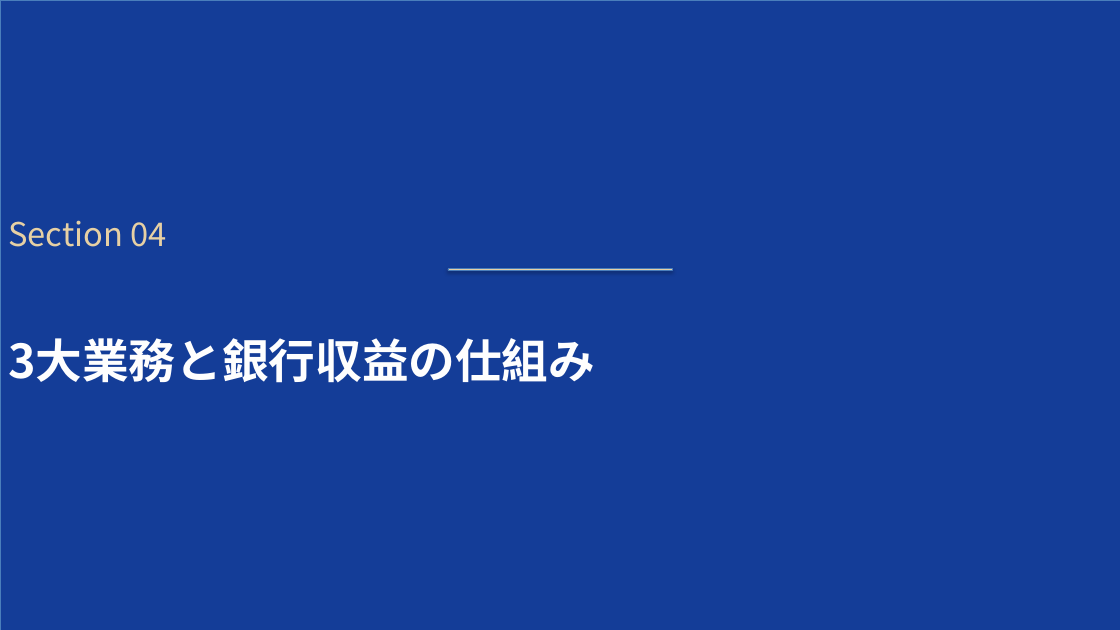
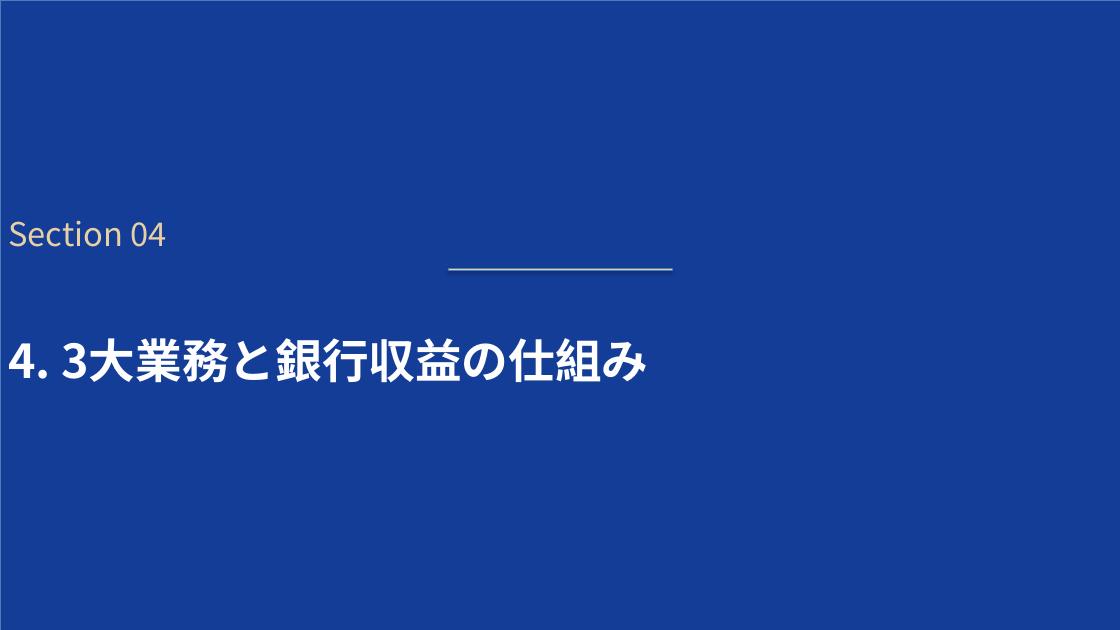
Before and after one commit to xilicrysta/bank-pptx, a slide deck: slide 12 of bank_industry_presentation.pptx. Drawn at 1120x630 pixels with LibreOffice and Linux fonts; fonts in the diff are those of the drawing. Boxes give left, top, right and bottom in pixels: in the first picture for what was removed or moved away, otherwise in the second. Text is boxed around its words. In the diff, an @@ line names an element or a change of style, - is before the commit and + after.

```diff
--- a/bank_industry_presentation.pptx
+++ b/bank_industry_presentation.pptx
@@ text at (8, 338, 648, 383): text changed @@
-3大業務と銀行収益の仕組み
+4. 3大業務と銀行収益の仕組み
```
Also in this commit, not shown: 6 other slides changed, 1 other file.
